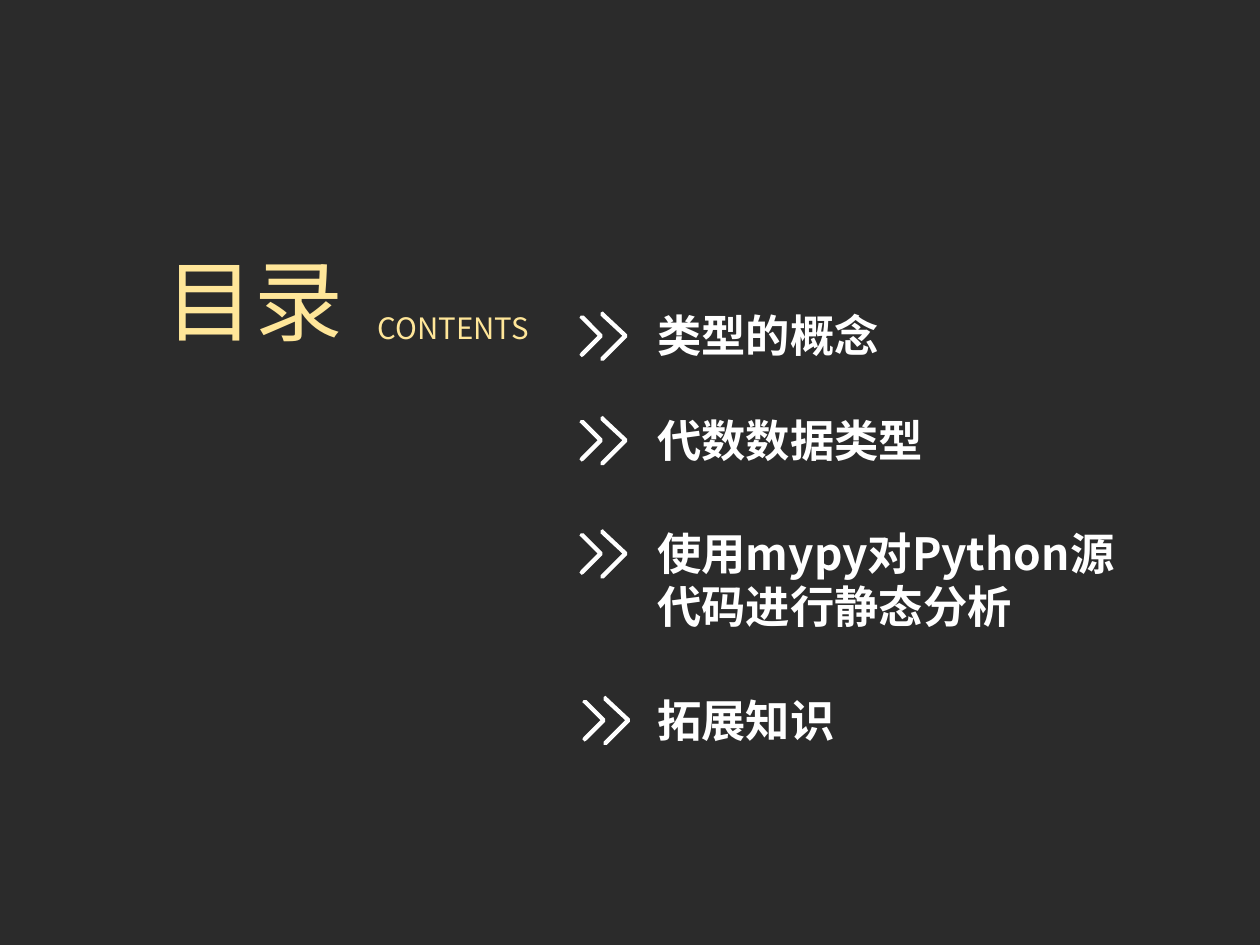
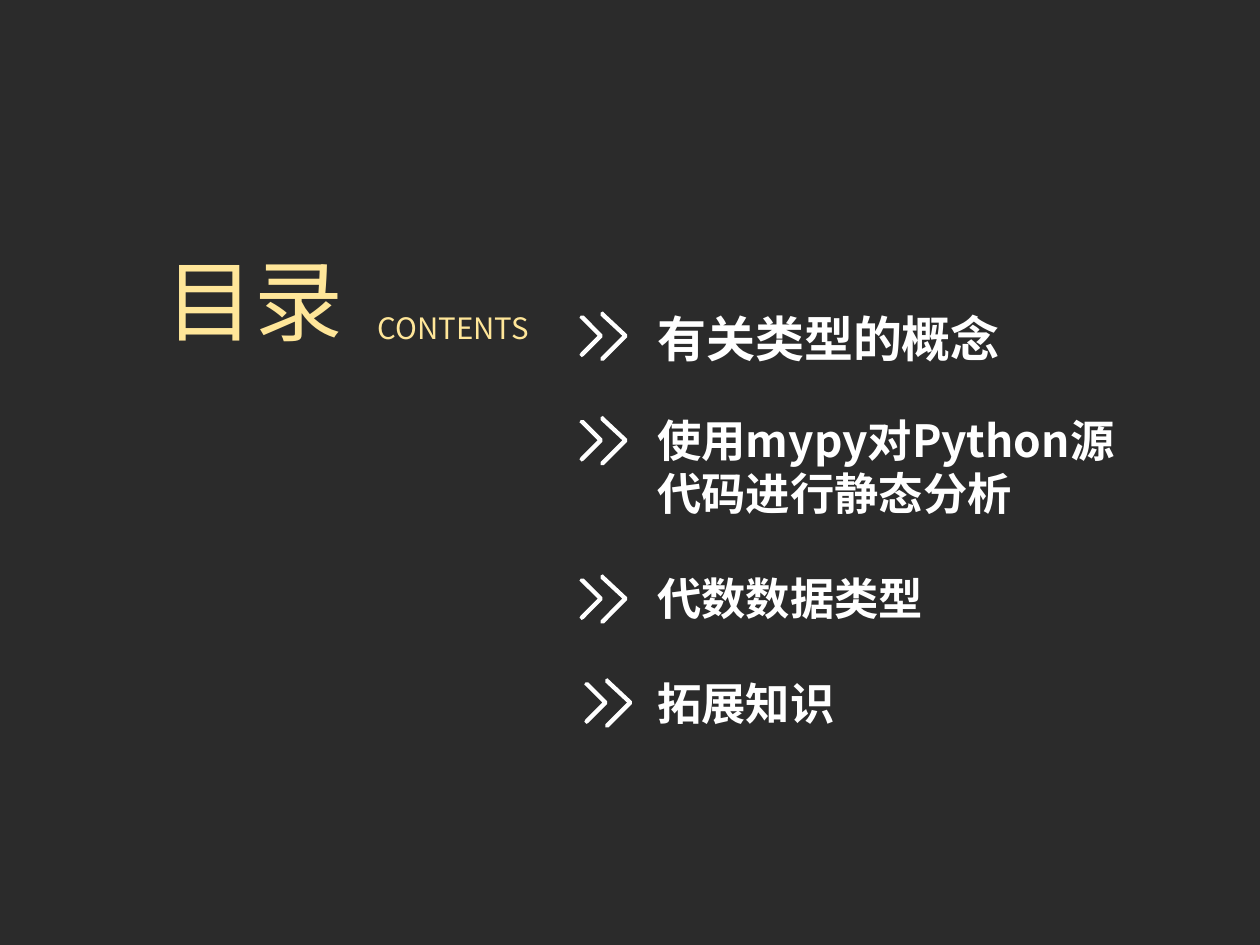
Before and after one commit to imlyzh/pycon, a slide deck: slide 2 of 静态类型的Python.pptx. Drawn at 1260x945 pixels with LibreOffice and Linux fonts; fonts in the diff are those of the drawing; background and template pictures are left out; a plain dark background stands for a picture behind light text. Boxes give left, top, right and bottom in pixels: in the first picture for what was removed or moved away, otherwise in the second. Text is boxed around its words. In the diff, an @@ line names an element or a change of style, - is before the commit and + after.

```diff
--- a/静态类型的Python.pptx
+++ b/静态类型的Python.pptx
@@ text at [657, 314, 1000, 362]: text changed; size 25.3 to 28 pt @@
-类型的概念
+有关类型的概念
@@ text "使用mypy对Python源代码进行静态分析": place and size @@
-text "使用mypy对Python源代码进行静态分析" at [657, 532, 1114, 580]
+text "使用mypy对Python源代码进行静态分析" at [657, 419, 1114, 467]
@@ text "代数数据类型": place and size @@
-text "代数数据类型" at [657, 419, 923, 461]
+text "代数数据类型" at [657, 577, 923, 619]
@@ freeform shape: place and size @@
-freeform shape at [580, 529, 627, 578]
+freeform shape at [580, 575, 627, 624]
@@ freeform shape: place and size @@
-freeform shape at [582, 696, 630, 745]
+freeform shape at [583, 678, 631, 727]
@@ text "拓展知识": place and size @@
-text "拓展知识" at [657, 699, 834, 741]
+text "拓展知识" at [657, 682, 834, 724]
```
Also in this commit, not shown: 8 other slides changed, 3 slides added, 1 slide removed.
